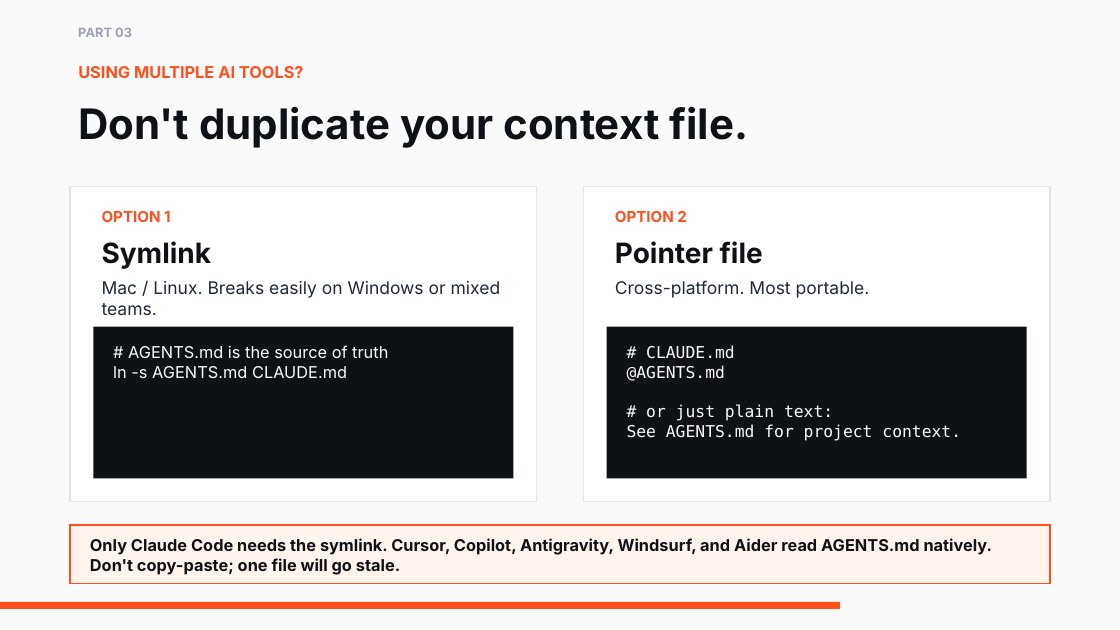
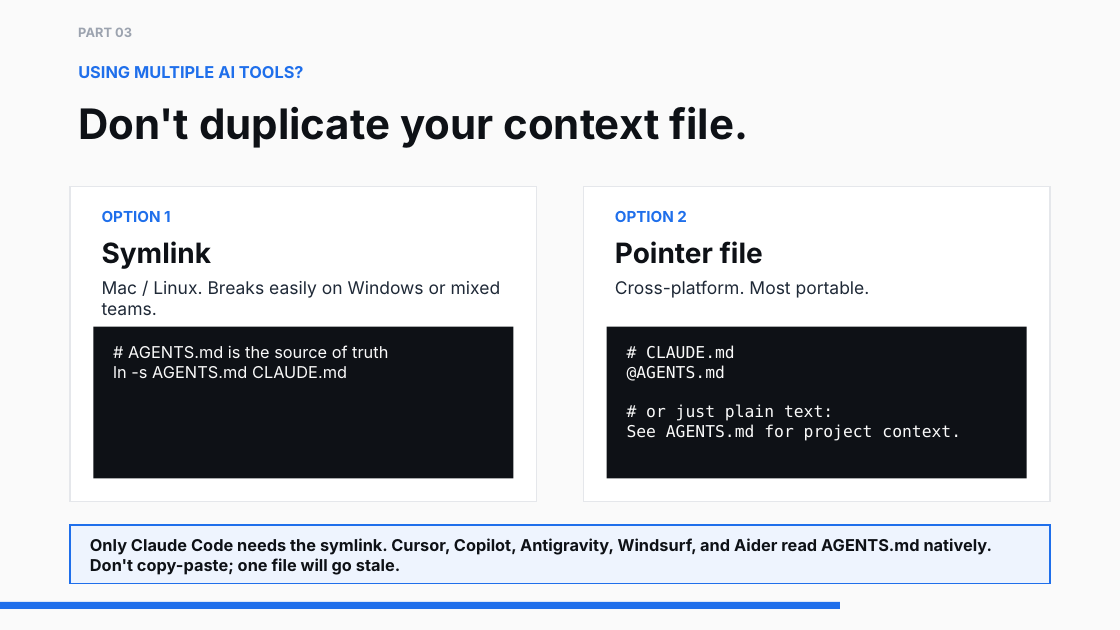
Before and after one commit to kbagher/agentic-coding-workshop, a slide deck: slide 13 of Agentic Coding.pptx. Drawn at 1120x630 pixels with LibreOffice and Linux fonts; fonts in the diff are those of the drawing. Boxes give left, top, right and bottom in pixels: in the first picture for what was removed or moved away, otherwise in the second. Text is boxed around its words. In the diff, an @@ line names an element or a change of style, - is before the commit and + after.

```diff
--- a/Agentic Coding.pptx
+++ b/Agentic Coding.pptx
@@ text colour #FF4F1F to #1F6FEB in 3 elements at [78, 66, 304, 78], [102, 211, 171, 222], [615, 211, 687, 222] @@
@@ rectangle at [70, 525, 1050, 583]: fill #FFF4ED to #EEF4FE; outline #FF4F1F 1 pt to #1F6FEB 1 pt @@
@@ rectangle at [0, 602, 840, 609]: fill #FF4F1F to #1F6FEB @@
```
Also in this commit, not shown: 22 other slides changed, 9 other files.
